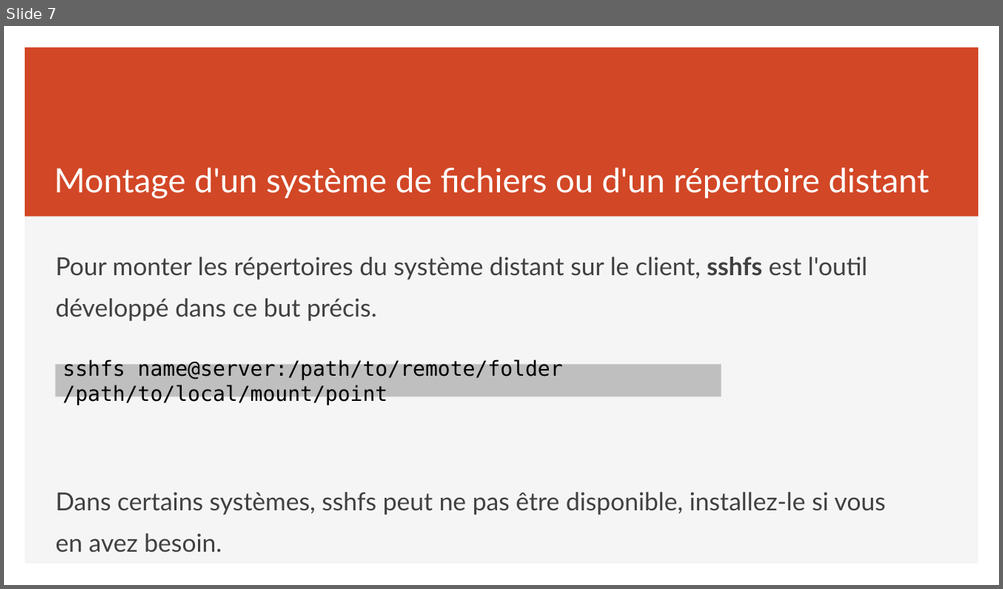
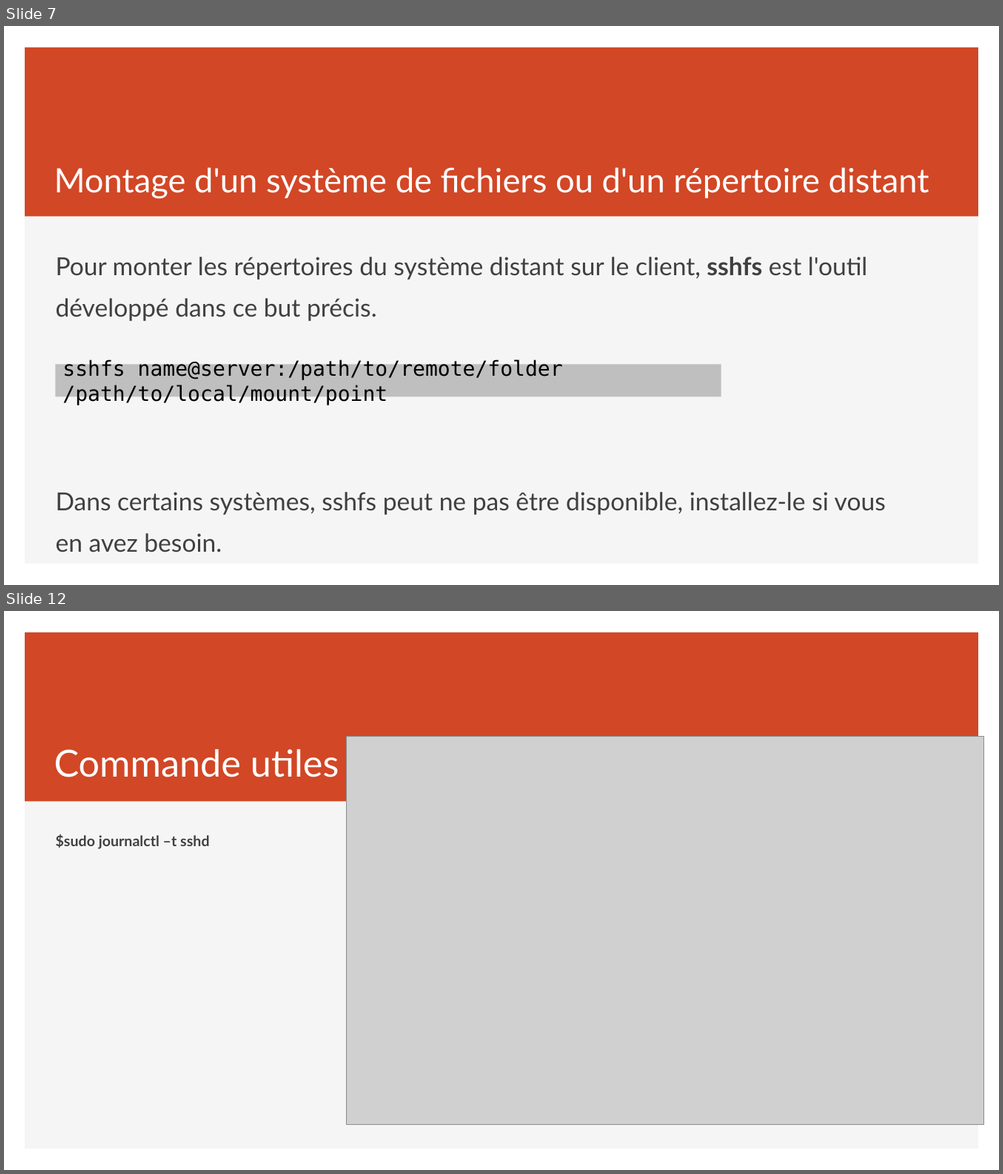
Before and after one commit to simonquillaud/420-W44-SF-v2, a slide deck: Module05_AccesDistant/CoursAccesDistant.pptx. Shown one above the other, each under a label of ours: slide 7 before the commit, slides 7 and 12 after it; the slides between them are not shown. The pictures are 1003x589 and 1003x1174 pixels, drawn with LibreOffice and Linux fonts; fonts in the diff are those of the drawing; grey boxes stand for pictures. Boxes give left, top, right and bottom in pixels: in the first picture for what was removed or moved away, otherwise in the second. Text is boxed around its words. In the diff, an @@ line names an element or a change of style, - is before the commit and + after.

```diff
--- a/Module05_AccesDistant/CoursAccesDistant.pptx
+++ b/Module05_AccesDistant/CoursAccesDistant.pptx
@@ slide 12 added at <box>4,611,999,1170</box>, background #FFFFFF; not listed: 2 template elements that a slide beside it also shows @@
@@ picture added at <box>347,736,984,1125</box> @@
@@ title added at <box>54,749,338,777</box>, 36 pt, text #FFFFFF @@
+Commande utiles :
@@ text added at <box>56,834,209,849</box>, 14 pt, text #404040, bold @@
+$sudo journalctl –t sshd
```
Also in this commit, not shown: 2 slides changed, 5 other slides added, 3 other files.
